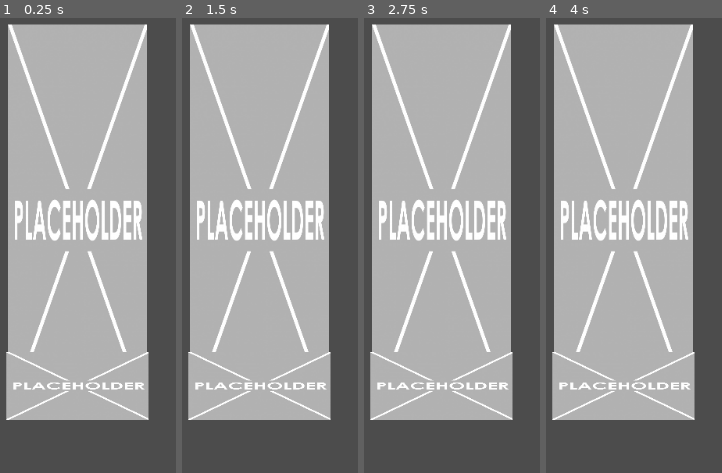
Above: before the commit, frames 1-4 (left to right).
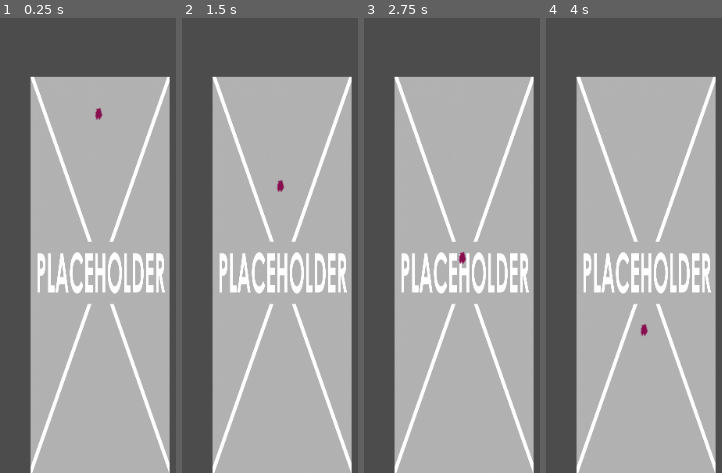
Above: after the commit, the same moments.

Repository: JackWolfskind/piranha-catcher
Game: Godot game, scene res://sprite/line.tscn
Same seed, same stepped clock (60 frames per second), same inputs: the game is played once before the commit and once after it.
Inputs:
- Up to frame 1 (0.25 s): no input
- Up to frame 2 (1.5 s): tap Enter at 0.5 s; tap Space at 1.25 s
- Up to frame 3 (2.75 s): tap Enter at 2 s
- Up to frame 4 (4 s): tap Space at 2.75 s; tap Enter at 3.5 s

The runs differ from the first frame. In frame 1, 49% of the frame differs, in the area x 3-97%, y 1-100%; in frame 2, 49%; in frame 3, 48%; in frame 4, 49%.

Commit message:
Piranha die when leave screen

Diff:
--- a/script/PrianhaPath.gd
+++ b/script/PrianhaPath.gd
@@ -8,5 +8,4 @@
 
 func _process(delta):
 	var offset = follow.get_offset()
-
 	follow.set_offset(follow.get_offset() - speed * delta)
--- a/sprite/Piranha.gd
+++ b/sprite/Piranha.gd
@@ -1,5 +1,7 @@
 extends RigidBody2D
 
+
+signal not_catched
 
 func _ready():
 	# Called when the node is added to the scene for the first time.
@@ -16,15 +18,7 @@
 #	pass
 
 
-func _on_Piranha_body_entered(body):
-	var foo = ""
-	pass # replace with function body
-
-
-func _on_Piranha_body_shape_entered(body_id, body, body_shape, local_shape):
-	var foo = ""
-	pass # replace with function body
-
-
 func _on_Visibility_screen_exited():
+	hit_target()
+	emit_signal("not_catched")
 	queue_free()
--- a/sprite/Piranha.tscn
+++ b/sprite/Piranha.tscn
@@ -19,7 +19,7 @@
 "speed": 5.0
 } ]
 
-[node name="Piranha" type="RigidBody2D"]
+[node name="Piranha" type="RigidBody2D" index="0"]
 
 position = Vector2( 90.7406, 90.5961 )
 input_pickable = false
@@ -50,7 +50,7 @@
 shape = SubResource( 1 )
 _sections_unfolded = [ "Material", "Visibility" ]
 
-[node name="VisibilityNotifier2D" type="VisibilityNotifier2D" parent="." index="1"]
+[node name="Visibility" type="VisibilityNotifier2D" parent="." index="1"]
 
 position = Vector2( -0.608307, -0.206055 )
 scale = Vector2( 0.724888, 0.869866 )
@@ -67,8 +67,4 @@
 playing = true
 _sections_unfolded = [ "Transform" ]
 
-[connection signal="body_entered" from="." to="." method="_on_Piranha_body_entered"]
-
-[connection signal="body_shape_entered" from="." to="." method="_on_Piranha_body_shape_entered"]
-
-[connection signal="screen_exited" from="VisibilityNotifier2D" to="." method="_on_Visibility_screen_exited"]
+[connection signal="screen_exited" from="Visibility" to="." method="_on_Visibility_screen_exited"]
--- a/sprite/line.tscn
+++ b/sprite/line.tscn
@@ -1,9 +1,8 @@
-[gd_scene load_steps=7 format=2]
+[gd_scene load_steps=6 format=2]
 
 [ext_resource path="res://art/placeholder-1-e1533569576673-960x960.png" type="Texture" id=1]
-[ext_resource path="res://sprite/TargetArea.tscn" type="PackedScene" id=2]
-[ext_resource path="res://script/PrianhaPath.gd" type="Script" id=3]
-[ext_resource path="res://sprite/Piranha.tscn" type="PackedScene" id=4]
+[ext_resource path="res://script/PrianhaPath.gd" type="Script" id=2]
+[ext_resource path="res://sprite/Piranha.tscn" type="PackedScene" id=3]
 
 [sub_resource type="RectangleShape2D" id=1]
 
@@ -14,12 +13,12 @@
 
 bake_interval = 5.0
 _data = {
-"points": PoolVector2Array( 0, 0, 0, 0, 0.0367889, 64.0737, 0, 0, 0, 0, 0.0227966, -0.15949 )
+"points": PoolVector2Array( 0, 0, 0, 0, -0.169003, 72.42, 0, 0, 0, 0, 0.0227966, -0.15949 )
 }
 
-[node name="Spawn-line" type="Area2D" index="0"]
+[node name="Spawn-line" type="Area2D"]
 
-position = Vector2( 436.987, 278.367 )
+position = Vector2( 465.718, 345.893 )
 scale = Vector2( 7.40117, 7.38727 )
 input_pickable = true
 gravity_vec = Vector2( 0, 1 )
@@ -43,37 +42,32 @@
 shape = SubResource( 1 )
 _sections_unfolded = [ "Transform" ]
 
-[node name="TargetArea" parent="." index="2" instance=ExtResource( 2 )]
-
-position = Vector2( 0.0276527, 28.4772 )
-scale = Vector2( 0.0513249, 0.0245318 )
-
-[node name="PrianhaPath" type="Path2D" parent="." index="3"]
+[node name="PrianhaPath" type="Path2D" parent="." index="2"]
 
 self_modulate = Color( 0.5, 0.6, 1, 0.7 )
-position = Vector2( 0, -34.3314 )
+position = Vector2( 0, -34.4976 )
 curve = SubResource( 2 )
-script = ExtResource( 3 )
+script = ExtResource( 2 )
 _sections_unfolded = [ "Transform" ]
 speed = 10
 
 [node name="PiranhaFollow" type="PathFollow2D" parent="PrianhaPath" index="0"]
 
-position = Vector2( 0.13076, 1.75571 )
-rotation = -1.5652
+position = Vector2( 0.0119988, 3.92653 )
+rotation = -1.56815
 scale = Vector2( 0.161323, 0.161323 )
-offset = 0.0
+offset = 68.3421
 h_offset = 0.0
 v_offset = 0.0
 rotate = true
 cubic_interp = true
-loop = true
+loop = false
 lookahead = 4.0
 __meta__ = {
 "_edit_group_": true
 }
 
-[node name="Piranha" parent="PrianhaPath/PiranhaFollow" index="0" instance=ExtResource( 4 )]
+[node name="Piranha" parent="PrianhaPath/PiranhaFollow" index="0" instance=ExtResource( 3 )]
 
 position = Vector2( 0, 0 )
 rotation = 1.57291
